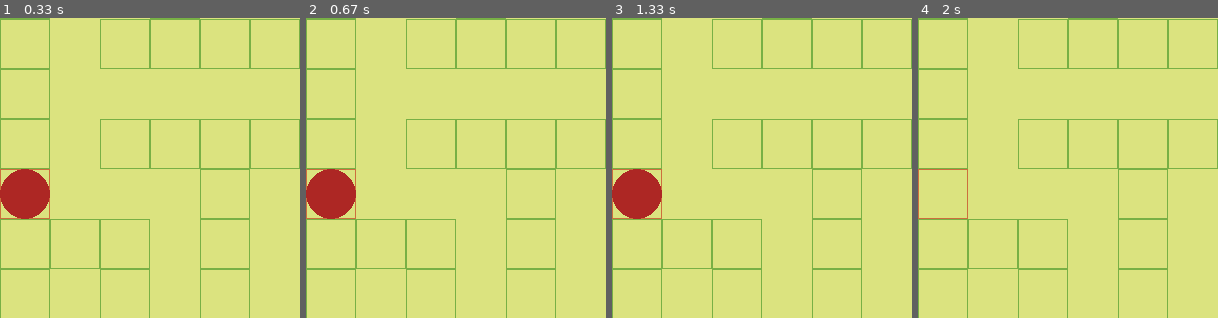
Above: before the commit, frames 1-4 (left to right).
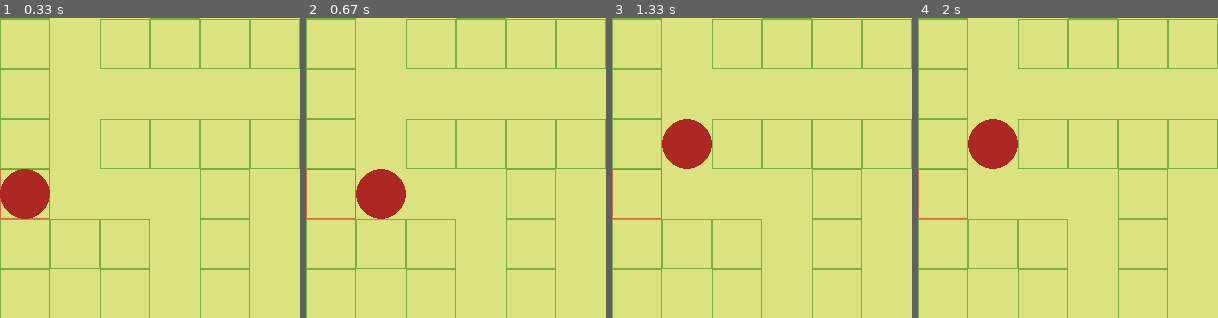
Above: after the commit, the same moments.

Repository: aurlaw0809/AGD_classwork
Game: pygame game, started from class_exercises_/pygame_mvc/pygame_interface.py
Two runs of this game, one before a commit and one after it. Both use one fixed random seed, a clock stepped at 60 frames per second and the inputs below.
Inputs:
- Up to frame 1 (0.33 s): no input
- Up to frame 2 (0.67 s): hold Right from 0.33 s (still down)
- Up to frame 3 (1.33 s): release Right at 0.8 s; hold Up 0.83-1.13 s
- Up to frame 4 (2 s): hold Left from 1.67 s (still down)
The pictures show only the part of the screen within x 0-50%, y 16-66%; the shares and areas given below are measured in that part.

Frame 1 is identical in both runs. In frame 2, 4.3% of the frame differs, in the area x 0-34%, y 50-67%; in frame 3, 4.3%; in frame 4, 2.1%.

Commit message:
cheese maze core again PT8

Diff:
--- a/class_exercises_/pygame_mvc/game_controller.py
+++ b/class_exercises_/pygame_mvc/game_controller.py
@@ -25,7 +25,7 @@
                 x = 0
                 for character in thing.split(','):
                     solid = False
-                    if character == 'W':
+                    if character.strip() == 'W':
                         solid = True
                     self.backgrounds.append(GameObj(self, character, (x, y), solid))
                     x += 1
--- a/class_exercises_/pygame_mvc/game_objects.py
+++ b/class_exercises_/pygame_mvc/game_objects.py
@@ -17,13 +17,13 @@
 
     def find_next_location(self, direction):
         if direction == 'W':
-            return self.pos[0], self.pos[1] + 1
+            return self.pos[0], self.pos[1] - 1
         elif direction == 'A':
             return self.pos[0]-1, self.pos[1]
         elif direction == 'S':
+            return self.pos[0], self.pos[1] + 1
+        elif direction == 'D':
             return self.pos[0]+1, self.pos[1]
-        elif direction == 'D':
-            return self.pos[0], self.pos[1]-1
         return None
 
     def move(self, direction):
